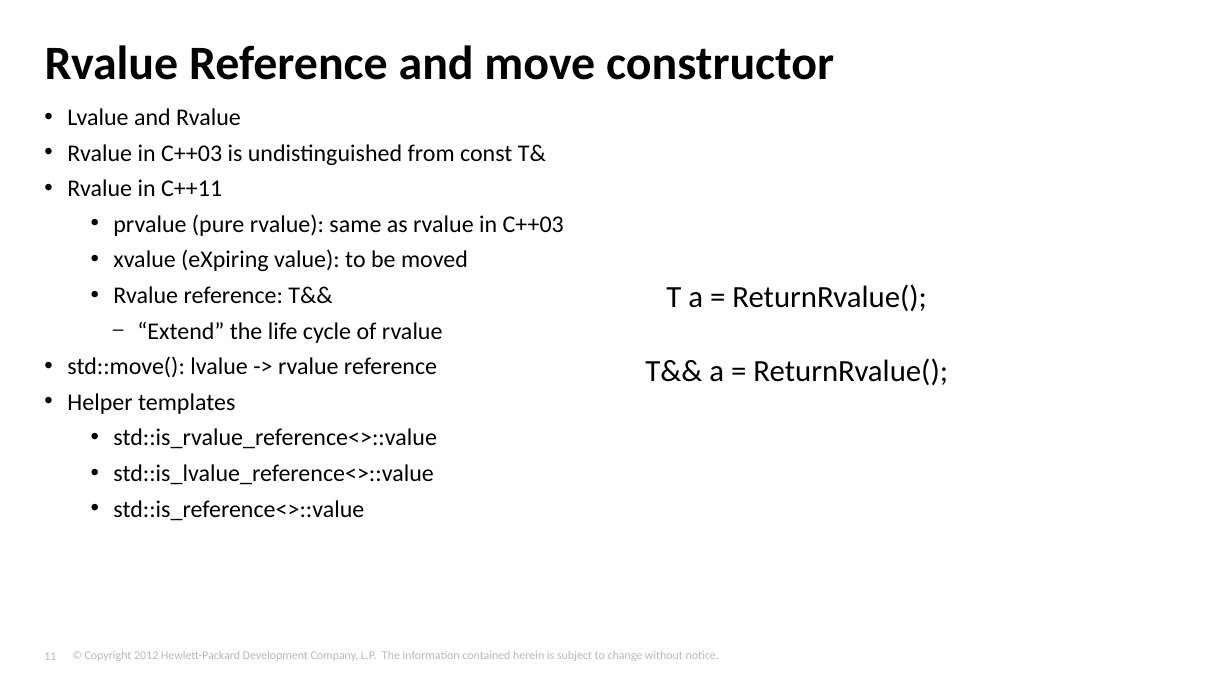
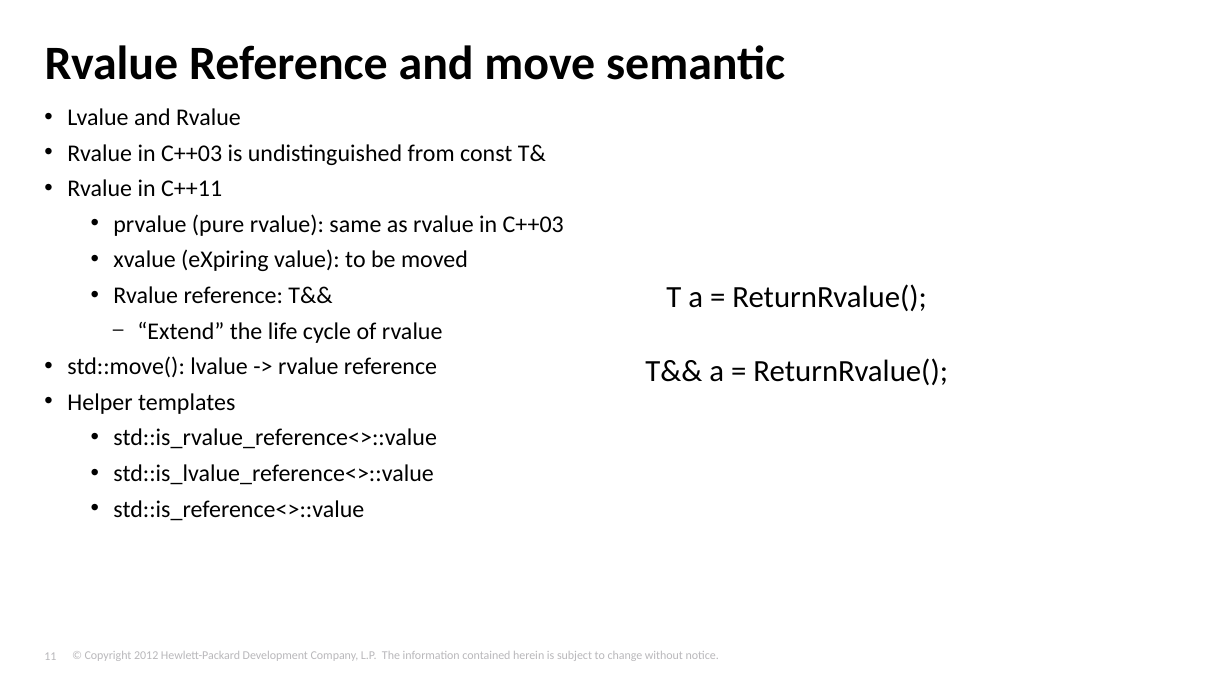
Before and after one commit to tjliupeng/CPP11, a slide deck: slide 11 of C++11.pptx. Drawn at 1232x693 pixels with LibreOffice and Linux fonts; fonts in the diff are those of the drawing; background and template pictures are left out. Boxes give left, top, right and bottom in pixels: in the first picture for what was removed or moved away, otherwise in the second. Text is boxed around its words. In the diff, an @@ line names an element or a change of style, - is before the commit and + after.

```diff
--- a/C++11.pptx
+++ b/C++11.pptx
@@ title at box(45, 45, 785, 80): text changed @@
-Rvalue Reference and move constructor
+Rvalue Reference and move semantic
```
Also in this commit, not shown: 6 other slides changed, 46 slides added, 15 slides removed, 1 other file.
